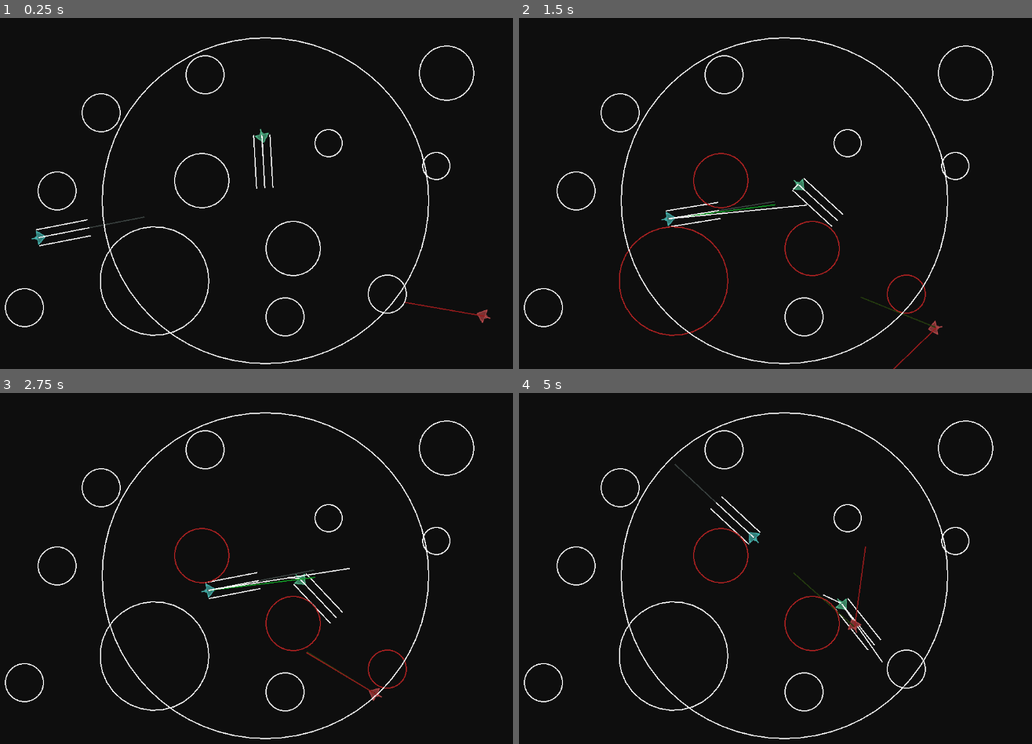
Above: before the commit, frames 1-4 (two rows, left to right).
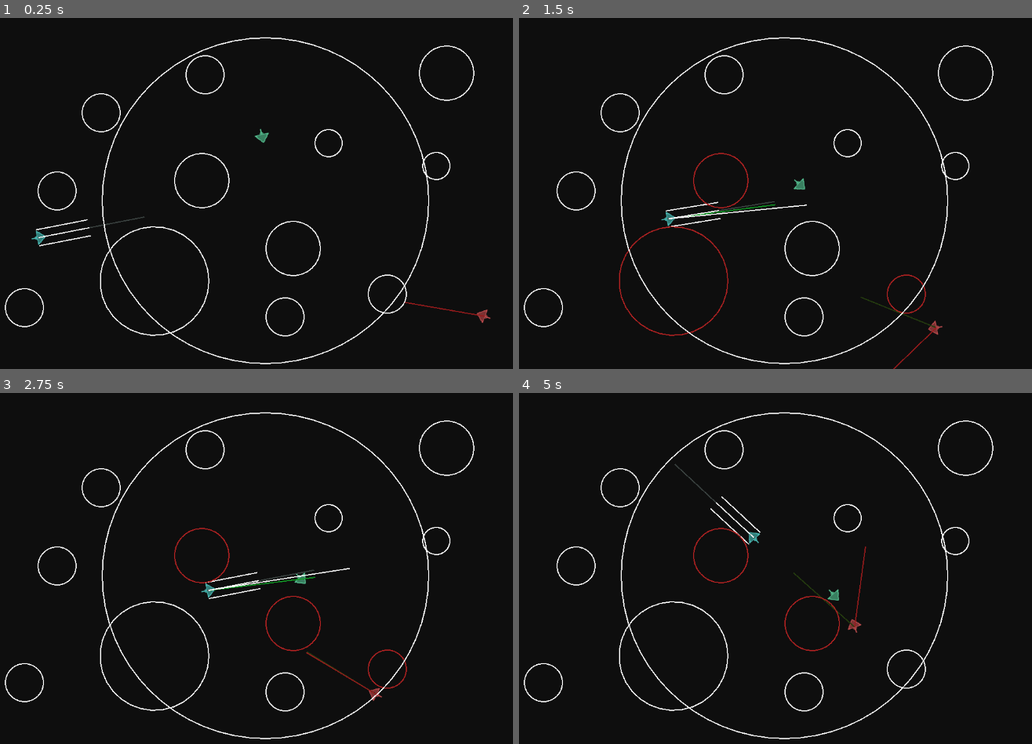
Above: after the commit, the same moments.

Repository: ZenCoderGames/ZSteeringBehaviors
Game: Godot game, scene res://scenes/obstacleAvoidance.tscn
Two runs of this game, one before a commit and one after it. Both use one fixed random seed, a clock stepped at 60 frames per second and the inputs below. This scene is started directly instead of the project's main scene.
Inputs (mouse positions are in pixels of both pictures, inside the frame that each line leads up to):
- Up to frame 1 (0.25 s): no input
- Up to frame 2 (1.5 s): move the mouse to (924, 175) at 0.52 s; hold F (framestep_forward) 0.53-1.25 s; tap R (resume_game) at 0.6 s; click (924, 175) at 0.67 s; drag from (662, 211) to (754, 263) at 1.27 s
- Up to frame 3 (2.75 s): tap Enter at 2 s; move the mouse to (328, 491) at 2.02 s; hold F (framestep_forward) from 2.03 s (still down); tap R (resume_game) at 2.1 s
- Up to frame 4 (5 s): release F (framestep_forward) at 2.75 s; drag from (754, 638) to (595, 515) at 2.77 s; tap Space at 3.5 s; move the mouse to (975, 621) at 3.52 s; tap R (resume_game) at 3.6 s; drag from (595, 515) to (693, 480) at 4.27 s

The runs differ from the first frame. In frame 1, 0.1% of the frame differs, in the area x 49-54%, y 33-49%; in frame 2, 0.3%, in the area x 51-64%, y 45-74%; in frame 3, 0.2%; in frame 4, 0.3%.

Commit message:
Path following and Spline clean up

Diff:
--- a/scenes/obstacleAvoidance.tscn
+++ b/scenes/obstacleAvoidance.tscn
@@ -24,7 +24,7 @@
 
 [node name="AIWander" type="Node2D" parent="Wander"]
 script = ExtResource("3_vf14h")
-strength = 5.0
+strength = 1.0
 offsetFromCharacter = 75.0
 radius = 50.0
 debugRadius = true
@@ -36,13 +36,11 @@
 feelerWidth = 15.0
 debugFeelers = true
 priority = 3.0
-debug = true
 
 [node name="AIContainment" type="Node2D" parent="Wander" node_paths=PackedStringArray("containmentZone")]
 script = ExtResource("5_jakgw")
 containmentZone = NodePath("../../ContainmentCircleZone")
 priority = 2.0
-debug = true
 
 [node name="Seeker" type="Sprite2D" parent="." node_paths=PackedStringArray("behaviorList")]
 self_modulate = Color(0.29444468, 0.7441041, 0.721786, 1)
--- /dev/null
+++ b/scenes/pathFollowing.tscn
@@ -0,0 +1,30 @@
+[gd_scene load_steps=5 format=3 uid="uid://dyga5ceh0ypqv"]
+
+[ext_resource type="Texture2D" uid="uid://m4k6kkhgrl4p" path="res://art/runtime/Character.png" id="1_ix5r1"]
+[ext_resource type="Script" uid="uid://chbaktxhg8vp3" path="res://scripts/ZAI_Character.gd" id="2_0m1yt"]
+[ext_resource type="Script" uid="uid://c2prm4nwxuc0j" path="res://scripts/behaviors/ZAI_Behavior_PathFollowing.gd" id="3_tyi5h"]
+[ext_resource type="Script" uid="uid://cy61muei0n41l" path="res://scripts/ZAI_Path.gd" id="4_tyi5h"]
+
+[node name="AIScene" type="Node2D"]
+
+[node name="PathFollowing" type="Sprite2D" parent="." node_paths=PackedStringArray("behaviorList")]
+self_modulate = Color(0.29444468, 0.7441041, 0.721786, 1)
+position = Vector2(210, 396)
+texture = ExtResource("1_ix5r1")
+script = ExtResource("2_0m1yt")
+max_speed = 150.0
+max_force = 40.0
+useSmoothRotation = true
+debug = true
+behaviorList = [NodePath("AIPathFollowing")]
+
+[node name="AIPathFollowing" type="Node2D" parent="PathFollowing" node_paths=PackedStringArray("path")]
+script = ExtResource("3_tyi5h")
+path = NodePath("../../Path_01")
+distanceThreshold = 30.0
+
+[node name="Path_01" type="Node2D" parent="."]
+position = Vector2(263, 266)
+script = ExtResource("4_tyi5h")
+width = 60.0
+points = PackedVector2Array(-3, 10, 103, -82, 285, -106, 483, -11, 517, 195, 231, 278, 44, 178, 0, 0)
--- a/scripts/ZAI_Character.gd
+++ b/scripts/ZAI_Character.gd
@@ -23,7 +23,8 @@
 func _ready() -> void:
 	ZAIManager.register_character(self)
 
-	behaviorList.sort_custom(func(a, b): return a.priority > b.priority)
+	if behaviorList.size()>1:
+		behaviorList.sort_custom(func(a, b): return a.priority > b.priority)
 	for behavior in behaviorList:
 		behavior.init(self)
 
--- a/scripts/ZAI_Manager.gd
+++ b/scripts/ZAI_Manager.gd
@@ -7,6 +7,7 @@
 var characters:Array[ZAI_Character]
 var obstacles:Array[ZAI_Obstacle]
 var walls:Array[ZAI_Wall]
+var paths:Array[ZAI_Path]
 var is_paused:bool = false
 var framestep_requested:bool = false
 
@@ -41,6 +42,12 @@
 func get_walls()->Array[ZAI_Wall]:
 	return walls
 
+func register_path(path:ZAI_Path):
+	paths.append(path)
+
+func get_paths()->Array[ZAI_Path]:
+	return paths
+
 func set_paused(val:bool) -> void:
 	is_paused = val
 	Engine.time_scale = 0.0 if is_paused else 1.0
--- /dev/null
+++ b/scripts/ZAI_Path.gd
@@ -0,0 +1,114 @@
+@tool
+extends ZAI_Spline
+
+class_name ZAI_Path
+
+@export var width:float = 30
+@export var disable:bool = false
+
+func init() -> void:
+	super.init()
+
+	if !disable and not Engine.is_editor_hint():
+		ZAIManager.register_path(self)
+		timer = Timer.new()
+		timer.one_shot = true
+		add_child(timer)
+
+func set_active()->void:
+	isActive = true
+	timer.stop()
+	timer.start(0.25)
+	await timer.timeout
+	isActive = false
+
+func debug_draw()->void:
+	if points.size() < 2 or spline_curve == null:
+		return
+
+	# Get tessellated points from the curve for smooth rendering
+	var curve_points:PackedVector2Array = spline_curve.tessellate(5, curve_resolution)
+
+	if curve_points.size() < 2:
+		return
+
+	# Create offset points on both sides of the path
+	var left_points:PackedVector2Array = PackedVector2Array()
+	var right_points:PackedVector2Array = PackedVector2Array()
+
+	var half_width:float = width / 2.0
+
+	for i in range(curve_points.size()):
+		var current:Vector2 = curve_points[i]
+		var normal:Vector2 = Vector2.ZERO
+
+		# Calculate tangent direction based on neighboring points
+		if i == 0:
+			# First point - use direction to next point
+			var tangent:Vector2 = (curve_points[i + 1] - current).normalized()
+			normal = Vector2(-tangent.y, tangent.x)  # Perpendicular
+		elif i == curve_points.size() - 1:
+			# Last point - use direction from previous point
+			var tangent:Vector2 = (current - curve_points[i - 1]).normalized()
+			normal = Vector2(-tangent.y, tangent.x)  # Perpendicular
+		else:
+			# Middle points - average of both directions for smoother corners
+			var tangent1:Vector2 = (current - curve_points[i - 1]).normalized()
+			var tangent2:Vector2 = (curve_points[i + 1] - current).normalized()
+			var avg_tangent:Vector2 = (tangent1 + tangent2).normalized()
+			normal = Vector2(-avg_tangent.y, avg_tangent.x)  # Perpendicular
+
+		# Create offset points
+		left_points.append(current + normal * half_width)
+		right_points.append(current - normal * half_width)
+
+	# Draw as individual quads between segments to avoid self-intersection
+	var color:Color = lineColor
+	color.a = 0.3  # Semi-transparent fill
+
+	for i in range(left_points.size() - 1):
+		var quad:PackedVector2Array = PackedVector2Array()
+		quad.append(to_local(global_position + left_points[i]))
+		quad.append(to_local(global_position + left_points[i + 1]))
+		quad.append(to_local(global_position + right_points[i + 1]))
+		quad.append(to_local(global_position + right_points[i]))
+
+		draw_colored_polygon(quad, color)
+
+	# Draw outline
+	var left_local:PackedVector2Array = PackedVector2Array()
+	var right_local:PackedVector2Array = PackedVector2Array()
+	for point in left_points:
+		left_local.append(to_local(global_position + point))
+	for point in right_points:
+		right_local.append(to_local(global_position + point))
+
+	draw_polyline(left_local, lineColor, thickness)
+	draw_polyline(right_local, lineColor, thickness)
+
+	# Draw centerline with direction arrows
+	var center_local:PackedVector2Array = PackedVector2Array()
+	for point in curve_points:
+		center_local.append(to_local(global_position + point))
+
+	# Draw centerline
+	draw_polyline(center_local, Color(lineColor.r, lineColor.g, lineColor.b, 0.6), thickness * 0.5)
+
+	# Draw direction arrows at intervals
+	var arrow_interval:int = max(1, curve_points.size() / 8)  # ~8 arrows along the path
+	for i in range(0, curve_points.size() - 1, arrow_interval):
+		var current:Vector2 = curve_points[i]
+		var next:Vector2 = curve_points[min(i + 1, curve_points.size() - 1)]
+
+		var direction:Vector2 = (next - current).normalized()
+		var arrow_pos:Vector2 = current
+		var arrow_size:float = width * 0.5
+
+		# Draw arrow head
+		var arrow_tip:Vector2 = arrow_pos + direction * arrow_size
+		var arrow_left:Vector2 = arrow_pos + direction.rotated(deg_to_rad(90)) * arrow_size * 0.5
+		var arrow_right:Vector2 = arrow_pos + direction.rotated(deg_to_rad(-90)) * arrow_size * 0.5
+
+		var arrow_color:Color = Color(lineColor.r, lineColor.g, lineColor.b, 0.8)
+		draw_line(to_local(global_position + arrow_tip), to_local(global_position + arrow_left), arrow_color, thickness * 1.5)
+		draw_line(to_local(global_position + arrow_tip), to_local(global_position + arrow_right), arrow_color, thickness * 1.5)
--- /dev/null
+++ b/scripts/ZAI_Spline.gd
@@ -0,0 +1,52 @@
+@tool
+extends Node2D
+
+class_name ZAI_Spline
+
+@export var points:PackedVector2Array = PackedVector2Array():
+	set(value):
+		points = value
+		build_spline()
+		queue_redraw()
+@export var thickness:float = 2.0
+@export var curve_resolution:int = 20  # Points per segment for smooth curves
+@export var lineColor:Color = Color.WHITE
+
+var isActive:bool
+var timer:Timer
+var spline_curve:Curve2D
+
+func _ready() -> void:
+	init()
+
+func init()->void:
+	build_spline()
+
+func build_spline() -> void:
+	if points.size() < 2:
+		return
+
+	spline_curve = Curve2D.new()
+	for point in points:
+		spline_curve.add_point(point)
+
+func _process(_delta: float) -> void:
+	queue_redraw()
+
+func _draw() -> void:
+	debug_draw()
+
+func debug_draw()->void:
+	if points.size() < 2 or spline_curve == null:
+		return
+
+	# Get tessellated points from the curve for smooth rendering
+	var curve_points:PackedVector2Array = spline_curve.tessellate(5, curve_resolution)
+
+	# Convert to local coordinates
+	var local_points:PackedVector2Array = PackedVector2Array()
+	for point in curve_points:
+		local_points.append(to_local(global_position + point))
+
+	# Draw the spline
+	draw_polyline(local_points, lineColor, thickness)
--- a/scripts/ZAI_Wall.gd
+++ b/scripts/ZAI_Wall.gd
@@ -1,41 +1,20 @@
 @tool
-extends Node2D
+extends ZAI_Spline
 
 class_name ZAI_Wall
 
-@export var points:PackedVector2Array = PackedVector2Array():
-	set(value):
-		points = value
-		build_spline()
-		queue_redraw()
-@export var thickness:float = 2.0
-@export var curve_resolution:int = 20  # Points per segment for smooth curves
 @export var disable:bool = false
 @export var debugPassiveColor:Color = Color.WHITE
 @export var debugActiveColor:Color = Color.FIREBRICK
 
-var isActive:bool
-var timer:Timer
-var spline_curve:Curve2D
+func init() -> void:
+	super.init()
 
-func _ready() -> void:
-	build_spline()
 	if !disable and not Engine.is_editor_hint():
 		ZAIManager.register_wall(self)
 		timer = Timer.new()
 		timer.one_shot = true
 		add_child(timer)
-
-func build_spline() -> void:
-	if points.size() < 2:
-		return
-
-	spline_curve = Curve2D.new()
-	for point in points:
-		spline_curve.add_point(point)
-
-func _process(_delta: float) -> void:
-	queue_redraw()
 
 func set_active()->void:
 	isActive = true
@@ -43,19 +22,3 @@
 	timer.start(0.25)
 	await timer.timeout
 	isActive = false
-
-func _draw() -> void:
-	if points.size() < 2 or spline_curve == null:
-		return
-
-	# Get tessellated points from the curve for smooth rendering
-	var curve_points:PackedVector2Array = spline_curve.tessellate(5, curve_resolution)
-
-	# Convert to local coordinates
-	var local_points:PackedVector2Array = PackedVector2Array()
-	for point in curve_points:
-		local_points.append(to_local(global_position + point))
-
-	# Draw the spline
-	var color:Color = debugActiveColor if isActive else debugPassiveColor
-	draw_polyline(local_points, color, thickness)
--- /dev/null
+++ b/scripts/behaviors/ZAI_Behavior_PathFollowing.gd
@@ -0,0 +1,91 @@
+extends ZAI_Behavior
+
+class_name ZAI_Behavior_PathFollowing
+
+@export var path:ZAI_Path
+@export var distanceThreshold:float = 50
+
+var targetPosition:Vector2 = Vector2.ZERO
+
+func update(delta: float) -> Vector2:
+	super.update(delta)
+
+	var desired_velocity:Vector2 = Vector2.ZERO
+
+	if path == null or path.points.size() < 2 or path.spline_curve == null:
+		return desired_velocity
+
+	# Get tessellated path points
+	var path_points:PackedVector2Array = path.spline_curve.tessellate(5, path.curve_resolution)
+
+	if path_points.size() < 2:
+		return desired_velocity
+
+	# Find closest point on the path and its segment index
+	var closest_result:Dictionary = get_closest_point_with_segment(parentCharacter.global_position)
+	var closest_point:Vector2 = closest_result["point"]
+	var segment_index:int = closest_result["segment_index"]
+
+	# Calculate distance from character to path centerline
+
+	# Check if character is within the path width
+	#var half_width:float = path.width / 2
+
+	# Outside path - steer in direction of path flow (towards next point)
+	var next_index:int = min(segment_index + 1, path_points.size() - 1)
+	if next_index==path_points.size()-1:
+		next_index = 0
+	var next_point:Vector2 = path.global_position + path_points[next_index]
+	var distance_to_next_point:float = parentCharacter.global_position.distance_to(next_point)
+	if distance_to_next_point <= distanceThreshold:
+		closest_point = next_point
+		next_index = min(next_index + 1, path_points.size() - 1)
+		if next_index==path_points.size()-1:
+			next_index = 0
+		next_point = path.global_position + path_points[next_index]
+
+	var returnToZoneDirection:Vector2 = (closest_point - parentCharacter.global_position)
+	var flowDirection:Vector2 = (next_point - parentCharacter.global_position)
+	desired_velocity = (returnToZoneDirection + flowDirection).normalized() * parentCharacter.max_speed
+
+	targetPosition = parentCharacter.global_position + desired_velocity
+
+	return desired_velocity
+
+func debug_draw() -> void:
+	var local_target:Vector2 = to_local(targetPosition)
+	draw_line(Vector2.ZERO, local_target, debugColor, 2)
+
+func get_closest_point_with_segment(point: Vector2) -> Dictionary:
+	var result:Dictionary = {"point": path.global_position, "segment_index": 0}
+
+	if path.spline_curve == null or path.points.size() < 2:
+		return result
+
+	# Get tessellated path segments
+	var path_points:PackedVector2Array = path.spline_curve.tessellate(5, path.curve_resolution)
+
+	var closest_point:Vector2 = path.global_position + path_points[0]
+	var min_distance:float = point.distance_squared_to(closest_point)
+	var closest_segment:int = 0
+
+	# Check each segment for closest point
+	for i in range(path_points.size() - 1):
+		var seg_start:Vector2 = path.global_position + path_points[i]
+		var seg_end:Vector2 = path.global_position + path_points[i + 1]
+
+		var seg:Vector2 = seg_end - seg_start
+		var t:float = (point - seg_start).dot(seg) / seg.length_squared()
+		t = clamp(t, 0.0, 1.0)
+
+		var point_on_seg:Vector2 = seg_start + seg * t
+		var dist:float = point.distance_squared_to(point_on_seg)
+
+		if dist < min_distance:
+			min_distance = dist
+			closest_point = point_on_seg
+			closest_segment = i
+
+	result["point"] = closest_point
+	result["segment_index"] = closest_segment
+	return result
Not shown, changed: addons/zai_wall_editor/plugin.cfg
Not shown, changed: addons/zai_wall_editor/plugin.gd
Not shown, added: scripts/ZAI_Path.gd.uid
Not shown, added: scripts/ZAI_Spline.gd.uid
Not shown, added: scripts/behaviors/ZAI_Behavior_PathFollowing.gd.uid
